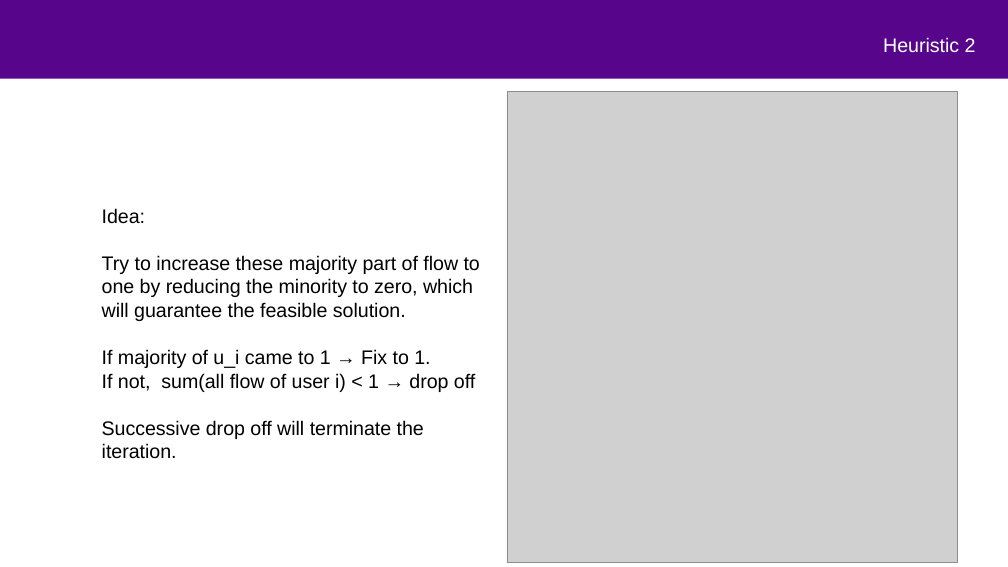
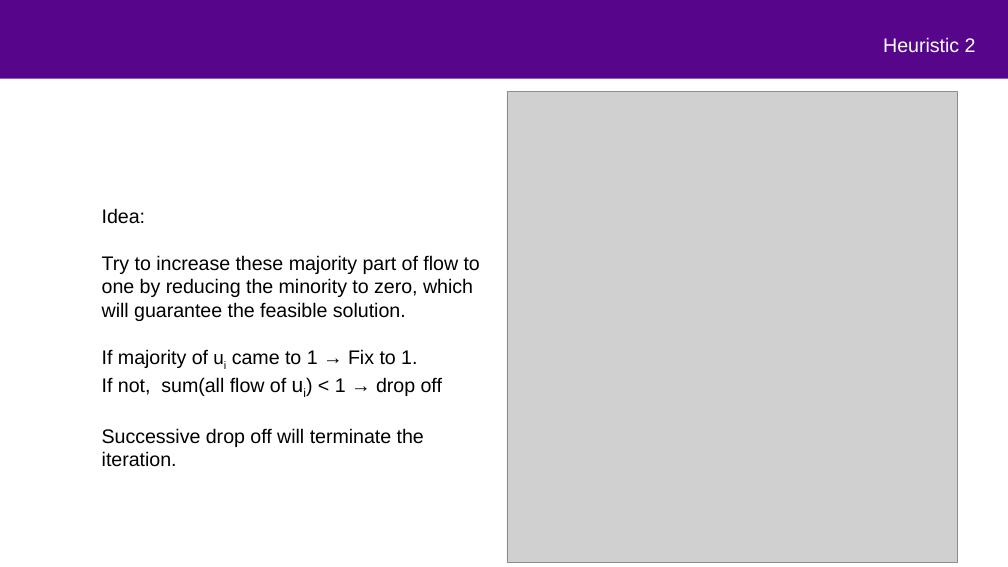
Before and after one commit to mustafafu/mec_request_routing, a slide deck: slide 17 of common_script/part1and2.pptx. Drawn at 1008x567 pixels with LibreOffice and Linux fonts; fonts in the diff are those of the drawing; grey boxes stand for pictures; background and template pictures are left out. Boxes give left, top, right and bottom in pixels: in the first picture for what was removed or moved away, otherwise in the second. Text is boxed around its words. In the diff, an @@ line names an element or a change of style, - is before the commit and + after.

```diff
--- a/common_script/part1and2.pptx
+++ b/common_script/part1and2.pptx
@@ text at [102,349,442,396]: text changed @@
-  If majority of u_i came to 1 → Fix to 1.
-  If not, sum(all flow of user i) < 1 → drop off
+  If majority of ui came to 1 → Fix to 1.
+  If not, sum(all flow of ui) < 1 → drop off
```
Also in this commit, not shown: 2 other slides changed.
